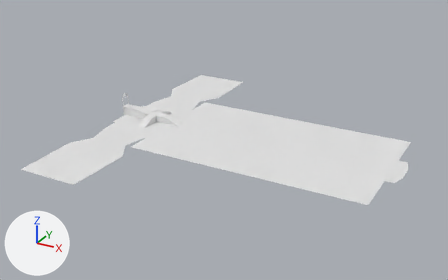
The FBX model Assets/Davido/Chappel objs/BlockOutAlter.fbx: old version first, new version second.
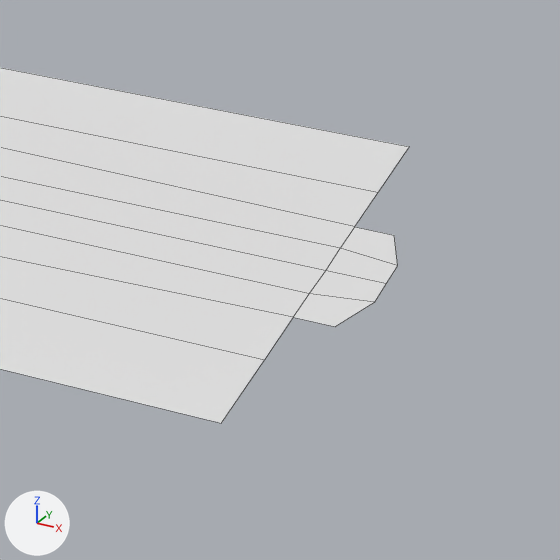
The first picture shows the older version from a 50 mm camera at (181.9, -223.5, 113.8) aimed at (57.5, 2.6, 0.8). The close-ups show both versions on the part from 71% to 99% of the width and 39% to 84% of the height of that picture; other places that the commit changed are outside them. The axes (+X, +Y, +Z) are drawn at lower left. The lights are the same throughout. The close-ups show mesh edges as thin lines.
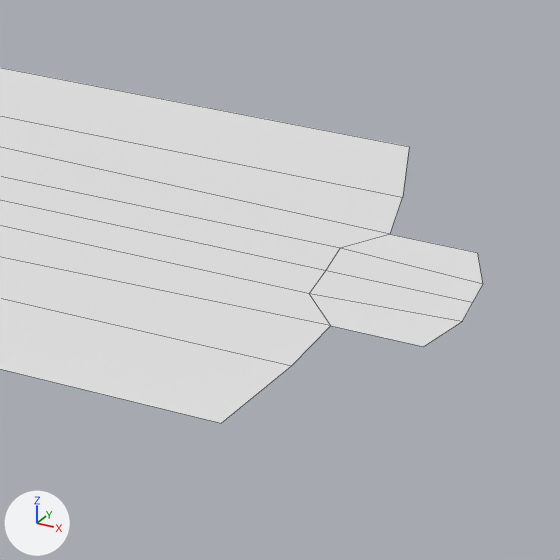
What differs and where, as boxes (x1, y1, x2, y2) in the close-ups (560 x 560 px):
'Plane.010', reshaped
    before: (0, 67, 409, 423)
    after: (0, 67, 483, 423)

The change, as a diff of the scene's bpy script:
```diff
--- a/Assets/Davido/Chappel objs/BlockOutAlter.fbx.py
+++ b/Assets/Davido/Chappel objs/BlockOutAlter.fbx.py
@@ me_plane_007 @@
 me_plane_007.from_pydata(...)  # 47 vertices, 28 faces; spans x -2.9..137.7, y -72.7..72.7, z 0.0
 # used by ob_plane_010; location = (0.0, 10.0, 0.0)
 # before: 1 (137.7, -4.3, 0.0) at pixel (374, 302), 2 (135.8, -10.8, 0.0) at pixel (335, 326), 3 (137.7, 0.0, 0.0) at pixel (386, 283), 27 (137.7, 4.3, 0.0) at pixel (397, 265), 28 (135.8, 10.8, 0.0) at pixel (394, 235)
-me_plane_007.vertices[0].co = (132.0, -10.8, 0.0)  # pixel (293, 317)
-me_plane_007.vertices[11].co = (132.0, -19.9, 0.0)  # pixel (264, 359)
-me_plane_007.vertices[26].co = (132.0, 10.8, 0.0)  # pixel (354, 226)
-me_plane_007.vertices[35].co = (132.0, 19.9, 0.0)  # pixel (378, 192)
+# me_plane_007 part 1
+for i in [1, 2, 3, 27, 28]: me_plane_007.vertices[i].co += Vector((7.8, 0.0, 0.0))
+me_plane_007.vertices[0].co = (135.4, -10.8, 0.0)  # pixel (330, 325)
+me_plane_007.vertices[11].co = (134.4, -19.9, 0.0)  # pixel (291, 365)
+me_plane_007.vertices[26].co = (135.4, 10.8, 0.0)  # pixel (390, 234)
+me_plane_007.vertices[35].co = (134.4, 19.9, 0.0)  # pixel (402, 197)
 me_plane_007.materials.append(mat_floor)
```
